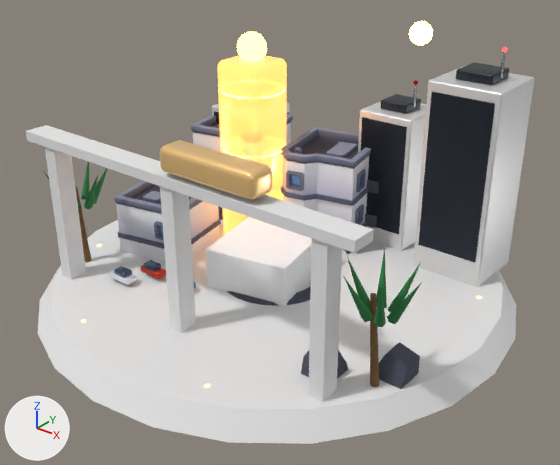
The glTF model public/models/buildings/town-T5.glb: old version first, new version second.
Both versions are drawn from a 50 mm lens placed at (5.67, -7.03, 5.52), pointed at (0.22, -0.22, 1.29). Every picture has the same lights, and +X, +Y and +Z are marked at lower left. The older version comes first. Where no turn or scale is listed for an object, it has been applied to the vertices.
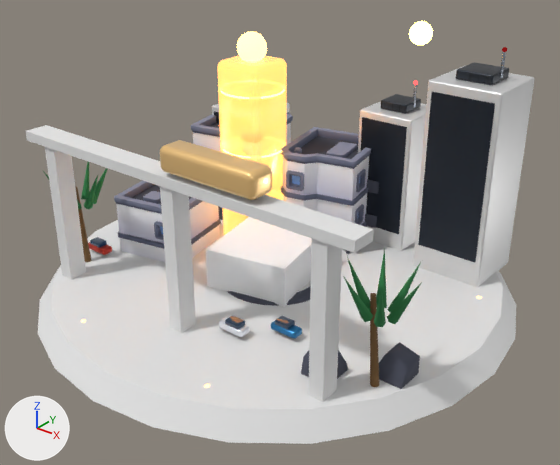
Location of each change, [x1, y1, x2, y2] in pixels of the pictures (560 x 465 px):
```json
{"object": "Mesh_37", "change": "moved", "before": [109, 269, 136, 285], "after": [219, 317, 249, 337]}
{"object": "Mesh_35", "change": "moved", "before": [141, 265, 166, 279], "after": [88, 242, 112, 255]}
{"object": "Mesh_38", "change": "moved", "before": [114, 266, 132, 278], "after": [225, 315, 245, 330]}
{"object": "Mesh_39", "change": "moved", "after": [271, 321, 302, 339], "on screen": "not visible before"}
{"object": "Mesh_36", "change": "moved", "before": [144, 260, 161, 271], "after": [90, 237, 107, 248]}
{"object": "Mesh_40", "change": "moved", "after": [275, 316, 295, 330], "on screen": "not visible before"}
```

The change, as JSON lines over the scene's bpy script:
```json
{"op": "set", "path": "ob_mesh_35.location", "old": "(-1.13, -1.15, 0.69)", "new": "(-2.2, -1.15, 0.69)"}
{"op": "set", "path": "ob_mesh_36.location", "old": "(-1.15, -1.15, 0.76)", "new": "(-2.22, -1.15, 0.76)"}
{"op": "set", "path": "ob_mesh_37.location", "old": "(-1.33, -1.5, 0.69)", "new": "(0.57, -1.5, 0.69)"}
{"op": "set", "path": "ob_mesh_38.location", "old": "(-1.31, -1.5, 0.76)", "new": "(0.59, -1.5, 0.76)"}
{"op": "set", "path": "ob_mesh_39.location", "old": "(-0.61, -1.15, 0.69)", "new": "(1.06, -1.15, 0.69)"}
{"op": "set", "path": "ob_mesh_40.location", "old": "(-0.63, -1.15, 0.76)", "new": "(1.04, -1.15, 0.76)"}
```
